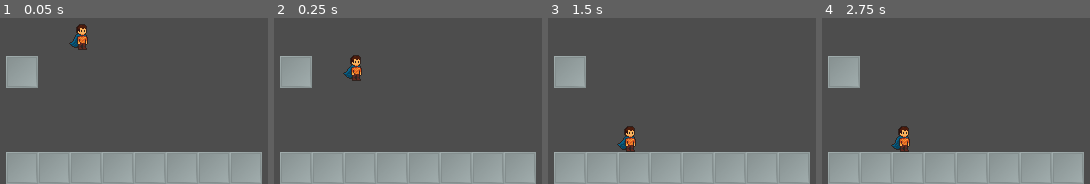
Above: before the commit, frames 1-4 (left to right).
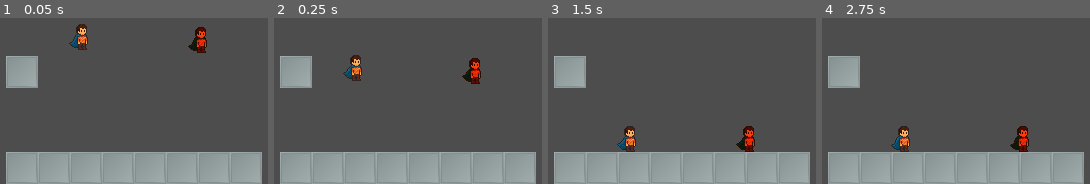
Above: after the commit, the same moments.

Repository: Elagoht/TetraBros
Game: Godot game, scene res://levels/ArenaOne.tscn
Same seed, same stepped clock (60 frames per second), same inputs: the game is played once before the commit and once after it.
Inputs:
- Up to frame 1 (0.05 s): no input
- Up to frame 2 (0.25 s): no input
- Up to frame 3 (1.5 s): tap Enter at 1.25 s
- Up to frame 4 (2.75 s): tap Space at 2 s

The runs differ from the first frame. In frame 1, 0.7% of the frame differs, in the area x 70-78%, y 5-22%; in frame 2, 0.7%; in frame 3, 0.7%; in frame 4, 0.7%, in the area x 70-78%, y 65-81%.

Commit message:
feat: add new spells and update player input handling

Diff:
--- a/levels/ArenaOne.tscn
+++ b/levels/ArenaOne.tscn
@@ -4,6 +4,11 @@
 [ext_resource type="PackedScene" uid="uid://br0dhxwi4rorn" path="res://environment/block/wall.tscn" id="2_nys0b"]
 
 [node name="ArenaOne" type="Node2D"]
+
+[node name="Player2" parent="." instance=ExtResource("1_rj4p4")]
+modulate = Color(1, 0.360784, 0.129412, 1)
+position = Vector2(228, 228)
+player_id = 2
 
 [node name="Player" parent="." instance=ExtResource("1_rj4p4")]
 position = Vector2(109, 225)
--- a/project.godot
+++ b/project.godot
@@ -28,37 +28,79 @@
 move_left_1={
 "deadzone": 0.2,
 "events": [Object(InputEventKey,"resource_local_to_scene":false,"resource_name":"","device":0,"window_id":0,"alt_presse …(189 unchanged characters)…
-, Object(InputEventJoypadMotion,"resource_local_to_scene":false,"resource_name":"","device":-1,"axis":0,"axis_value":-1.0,"script":null)
+, Object(InputEventJoypadMotion,"resource_local_to_scene":false,"resource_name":"","device":0,"axis":0,"axis_value":-1.0,"script":null)
+, Object(InputEventJoypadButton,"resource_local_to_scene":false,"resource_name":"","device":0,"button_index":13,"pressure":0.0,"pressed":false,"script":null)
 ]
 }
 move_right_1={
 "deadzone": 0.2,
 "events": [Object(InputEventKey,"resource_local_to_scene":false,"resource_name":"","device":0,"window_id":0,"alt_presse …(189 unchanged characters)…
-, Object(InputEventJoypadMotion,"resource_local_to_scene":false,"resource_name":"","device":-1,"axis":0,"axis_value":1.0,"script":null)
+, Object(InputEventJoypadMotion,"resource_local_to_scene":false,"resource_name":"","device":0,"axis":0,"axis_value":1.0,"script":null)
+, Object(InputEventJoypadButton,"resource_local_to_scene":false,"resource_name":"","device":0,"button_index":14,"pressure":0.0,"pressed":false,"script":null)
 ]
 }
 move_up_1={
 "deadzone": 0.2,
 "events": [Object(InputEventKey,"resource_local_to_scene":false,"resource_name":"","device":0,"window_id":0,"alt_presse …(189 unchanged characters)…
-, Object(InputEventJoypadButton,"resource_local_to_scene":false,"resource_name":"","device":-1,"button_index":0,"pressure":0.0,"pressed":false,"script":null)
+, Object(InputEventJoypadButton,"resource_local_to_scene":false,"resource_name":"","device":0,"button_index":0,"pressure":0.0,"pressed":false,"script":null)
 ]
 }
 move_down_1={
 "deadzone": 0.2,
 "events": [Object(InputEventKey,"resource_local_to_scene":false,"resource_name":"","device":0,"window_id":0,"alt_presse …(189 unchanged characters)…
-, Object(InputEventJoypadMotion,"resource_local_to_scene":false,"resource_name":"","device":-1,"axis":1,"axis_value":1.0,"script":null)
+, Object(InputEventJoypadMotion,"resource_local_to_scene":false,"resource_name":"","device":0,"axis":1,"axis_value":1.0,"script":null)
+, Object(InputEventJoypadButton,"resource_local_to_scene":false,"resource_name":"","device":0,"button_index":12,"pressure":0.0,"pressed":false,"script":null)
 ]
 }
 spell_A_1={
 "deadzone": 0.2,
 "events": [Object(InputEventKey,"resource_local_to_scene":false,"resource_name":"","device":0,"window_id":0,"alt_presse …(189 unchanged characters)…
-, Object(InputEventJoypadButton,"resource_local_to_scene":false,"resource_name":"","device":-1,"button_index":2,"pressure":0.0,"pressed":false,"script":null)
+, Object(InputEventJoypadButton,"resource_local_to_scene":false,"resource_name":"","device":0,"button_index":2,"pressure":0.0,"pressed":false,"script":null)
 ]
 }
 spell_B_1={
 "deadzone": 0.2,
 "events": [Object(InputEventKey,"resource_local_to_scene":false,"resource_name":"","device":0,"window_id":0,"alt_presse …(189 unchanged characters)…
-, Object(InputEventJoypadButton,"resource_local_to_scene":false,"resource_name":"","device":-1,"button_index":3,"pressure":0.0,"pressed":false,"script":null)
+, Object(InputEventJoypadButton,"resource_local_to_scene":false,"resource_name":"","device":0,"button_index":3,"pressure":0.0,"pressed":false,"script":null)
+]
+}
+move_left_2={
+"deadzone": 0.2,
+"events": [Object(InputEventKey,"resource_local_to_scene":false,"resource_name":"","device":0,"window_id":0,"alt_pressed":false,"shift_pressed":false,"ctrl_pressed":false,"meta_pressed":false,"pressed":false,"keycode":0,"physical_keycode":4194319,"key_label":0,"unicode":0,"location":0,"echo":false,"script":null)
+, Object(InputEventJoypadMotion,"resource_local_to_scene":false,"resource_name":"","device":1,"axis":0,"axis_value":-1.0,"script":null)
+, Object(InputEventJoypadButton,"resource_local_to_scene":false,"resource_name":"","device":1,"button_index":13,"pressure":0.0,"pressed":false,"script":null)
+]
+}
+move_right_2={
+"deadzone": 0.2,
+"events": [Object(InputEventKey,"resource_local_to_scene":false,"resource_name":"","device":0,"window_id":0,"alt_pressed":false,"shift_pressed":false,"ctrl_pressed":false,"meta_pressed":false,"pressed":false,"keycode":0,"physical_keycode":4194321,"key_label":0,"unicode":0,"location":0,"echo":false,"script":null)
+, Object(InputEventJoypadMotion,"resource_local_to_scene":false,"resource_name":"","device":1,"axis":0,"axis_value":1.0,"script":null)
+, Object(InputEventJoypadButton,"resource_local_to_scene":false,"resource_name":"","device":1,"button_index":14,"pressure":0.0,"pressed":false,"script":null)
+]
+}
+move_up_2={
+"deadzone": 0.2,
+"events": [Object(InputEventJoypadButton,"resource_local_to_scene":false,"resource_name":"","device":1,"button_index":0,"pressure":0.0,"pressed":false,"script":null)
+, Object(InputEventKey,"resource_local_to_scene":false,"resource_name":"","device":0,"window_id":0,"alt_pressed":false,"shift_pressed":false,"ctrl_pressed":false,"meta_pressed":false,"pressed":false,"keycode":0,"physical_keycode":4194320,"key_label":0,"unicode":0,"location":0,"echo":false,"script":null)
+]
+}
+move_down_2={
+"deadzone": 0.2,
+"events": [Object(InputEventKey,"resource_local_to_scene":false,"resource_name":"","device":0,"window_id":0,"alt_pressed":false,"shift_pressed":false,"ctrl_pressed":false,"meta_pressed":false,"pressed":false,"keycode":0,"physical_keycode":4194322,"key_label":0,"unicode":0,"location":0,"echo":false,"script":null)
+, Object(InputEventJoypadMotion,"resource_local_to_scene":false,"resource_name":"","device":1,"axis":1,"axis_value":1.0,"script":null)
+, Object(InputEventJoypadButton,"resource_local_to_scene":false,"resource_name":"","device":1,"button_index":14,"pressure":0.0,"pressed":false,"script":null)
+]
+}
+spell_A_2={
+"deadzone": 0.2,
+"events": [Object(InputEventKey,"resource_local_to_scene":false,"resource_name":"","device":-1,"window_id":0,"alt_pressed":false,"shift_pressed":false,"ctrl_pressed":false,"meta_pressed":false,"pressed":false,"keycode":0,"physical_keycode":75,"key_label":0,"unicode":107,"location":0,"echo":false,"script":null)
+, Object(InputEventJoypadButton,"resource_local_to_scene":false,"resource_name":"","device":1,"button_index":2,"pressure":0.0,"pressed":true,"script":null)
+]
+}
+spell_B_2={
+"deadzone": 0.2,
+"events": [Object(InputEventKey,"resource_local_to_scene":false,"resource_name":"","device":-1,"window_id":0,"alt_pressed":false,"shift_pressed":false,"ctrl_pressed":false,"meta_pressed":false,"pressed":false,"keycode":0,"physical_keycode":76,"key_label":0,"unicode":108,"location":0,"echo":false,"script":null)
+, Object(InputEventJoypadButton,"resource_local_to_scene":false,"resource_name":"","device":1,"button_index":3,"pressure":0.0,"pressed":true,"script":null)
 ]
 }
 
Not shown: 1 places in entities/player/Player.tscn that only renumber resources
Not shown, added: entities/player/sprites/walk/player_walk1.png.import
Not shown, added: entities/player/sprites/walk/player_walk2.png.import
Not shown, added: entities/player/sprites/walk/player_walk3.png.import
Not shown, added: entities/player/sprites/walk/player_walk4.png.import
Not shown, added: entities/player/sprites/walk/player_walk5.png.import
Not shown, added: entities/player/sprites/walk/player_walk6.png.import
Not shown, added: entities/player/sprites/walk/player_walk7.png.import
Not shown, added: entities/player/sprites/walk/player_walk8.png.import
